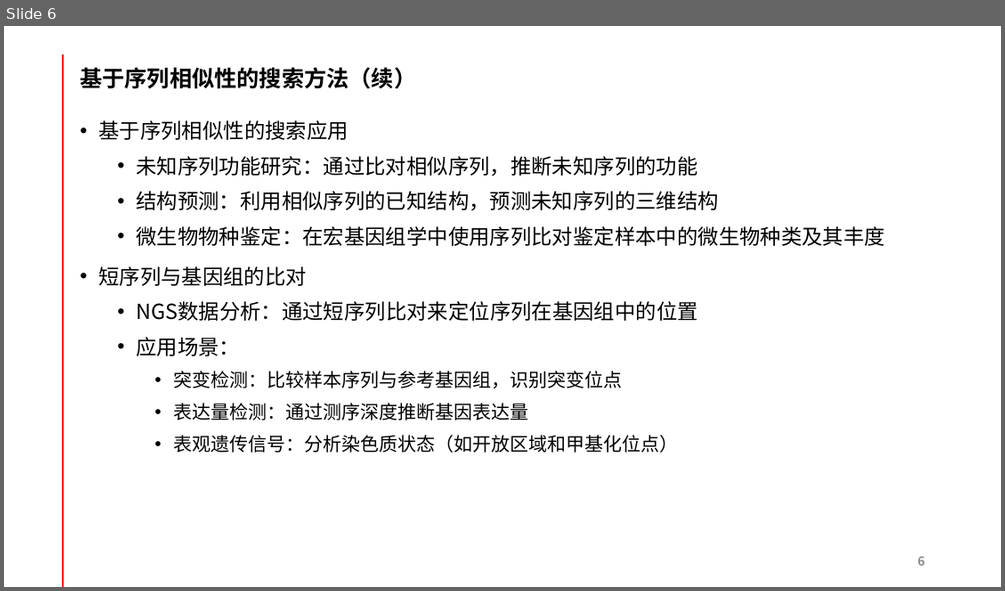
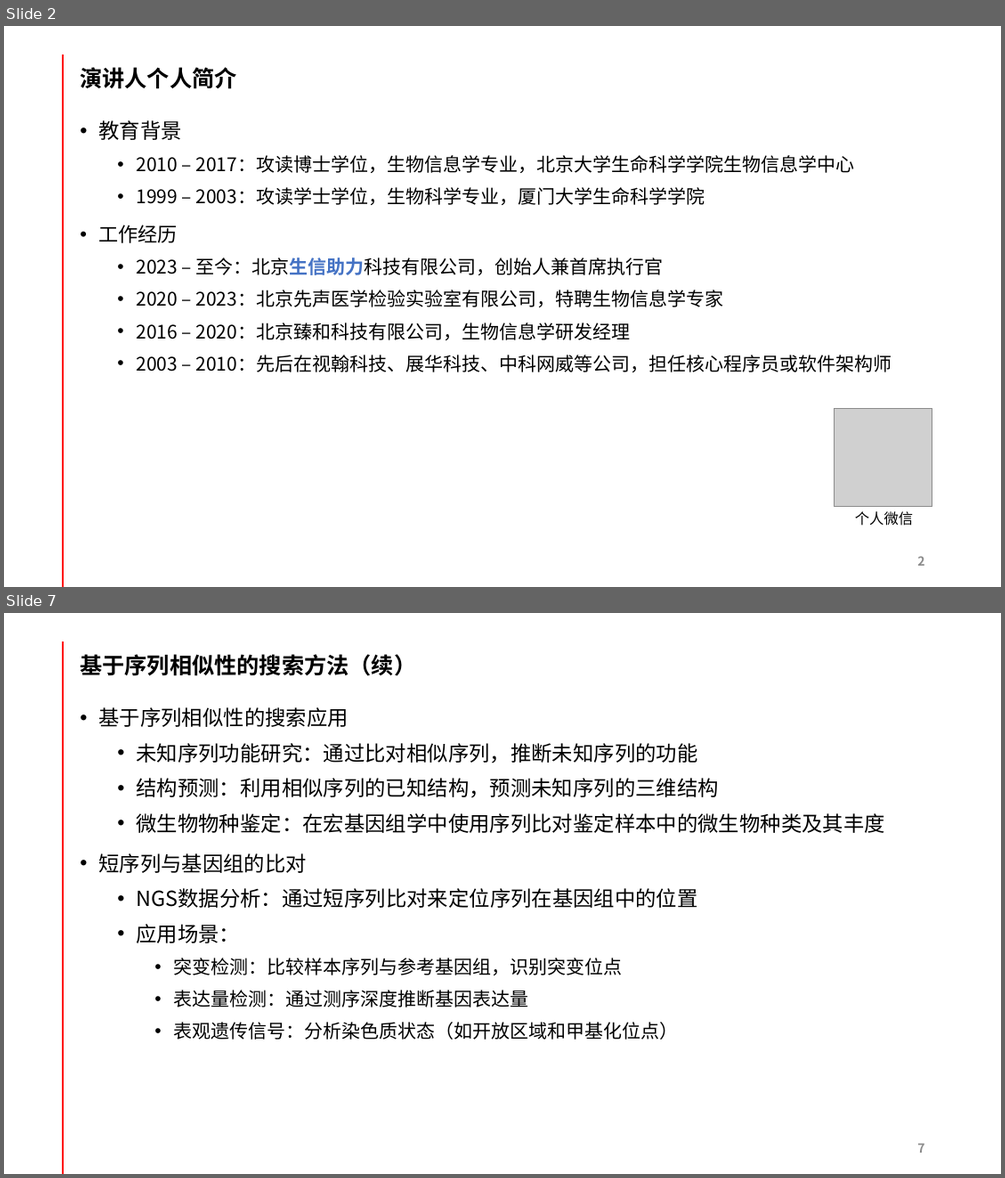
Before and after one commit to yanlinlin82/share, a slide deck: 颜林林-生物信息学中的信息搜索方法-20240909.pptx. Shown one above the other, each under a label of ours: slide 6 before the commit, slides 2 and 7 after it; the slides between them are not shown. The pictures are 1005x591 and 1005x1178 pixels, drawn with LibreOffice and Linux fonts; fonts in the diff are those of the drawing; grey boxes stand for pictures. Boxes give left, top, right and bottom in pixels: in the first picture for what was removed or moved away, otherwise in the second. Text is boxed around its words. In the diff, an @@ line names an element or a change of style, - is before the commit and + after.

```diff
--- a/颜林林-生物信息学中的信息搜索方法-20240909.pptx
+++ b/颜林林-生物信息学中的信息搜索方法-20240909.pptx
@@ slide 2 added at [4, 26, 1001, 587], background #FFFFFF; not listed: 1 template element that a slide beside it also shows @@
@@ title added at [80, 67, 236, 89], 21.6 pt, text #000000, bold @@
+演讲人个人简介
@@ text added at [98, 120, 892, 372], 18 pt, text #000000 @@
+• 教育背景
+  • 2010 – 2017：攻读博士学位，生物信息学专业，北京大学生命科学学院生物信息学中心
+  • 1999 – 2003：攻读学士学位，生物科学专业，厦门大学生命科学学院
+• 工作经历
+  • 2023 – 至今：北京生信助力科技有限公司，创始人兼首席执行官
+  • 2020 – 2023：北京先声医学检验实验室有限公司，特聘生物信息学专家
+  • 2016 – 2020：北京臻和科技有限公司，生物信息学研发经理
+  • 2003 – 2010：先后在视翰科技、展华科技、中科网威等公司，担任核心程序员或软件架构师
@@ picture added at [834, 408, 933, 507] @@
@@ text added at [855, 511, 913, 525], 14 pt, text #000000 @@
+个人微信
@@ page number added at [917, 556, 924, 565], 12 pt, text #8C8C8C, bold @@
+2
@@ what was slide 6 is now slide 7 @@
@@ page number at [917, 1143, 924, 1152]: text changed @@
-6
+7
```
Also in this commit, not shown: 8 slides changed.
